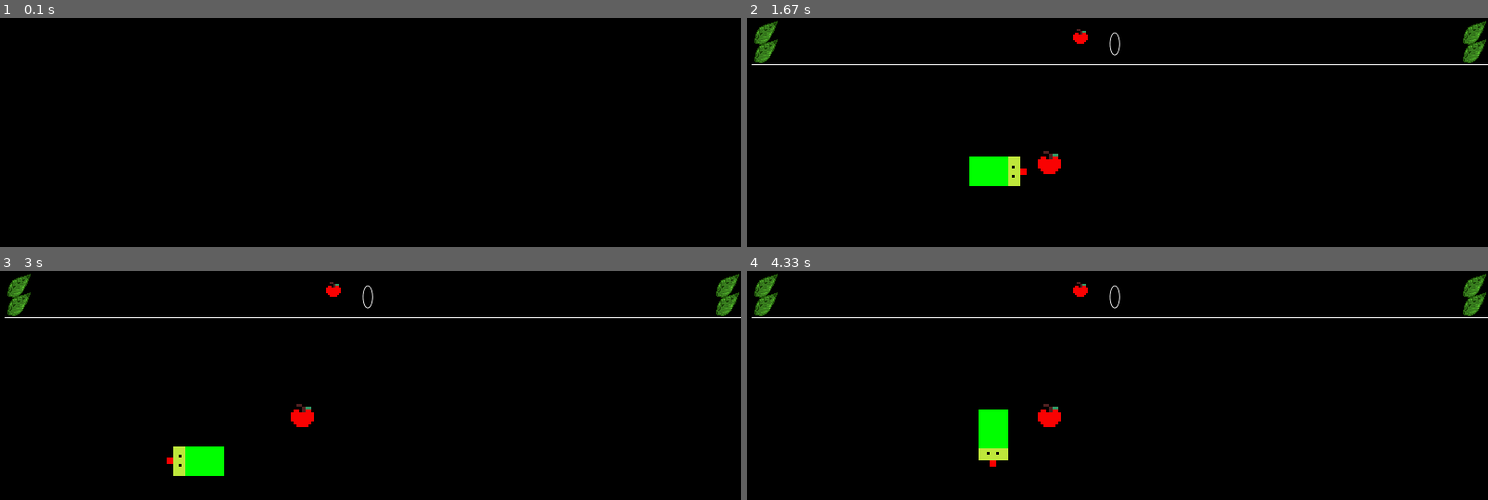
Above: before the commit, frames 1-4 (two rows, left to right).
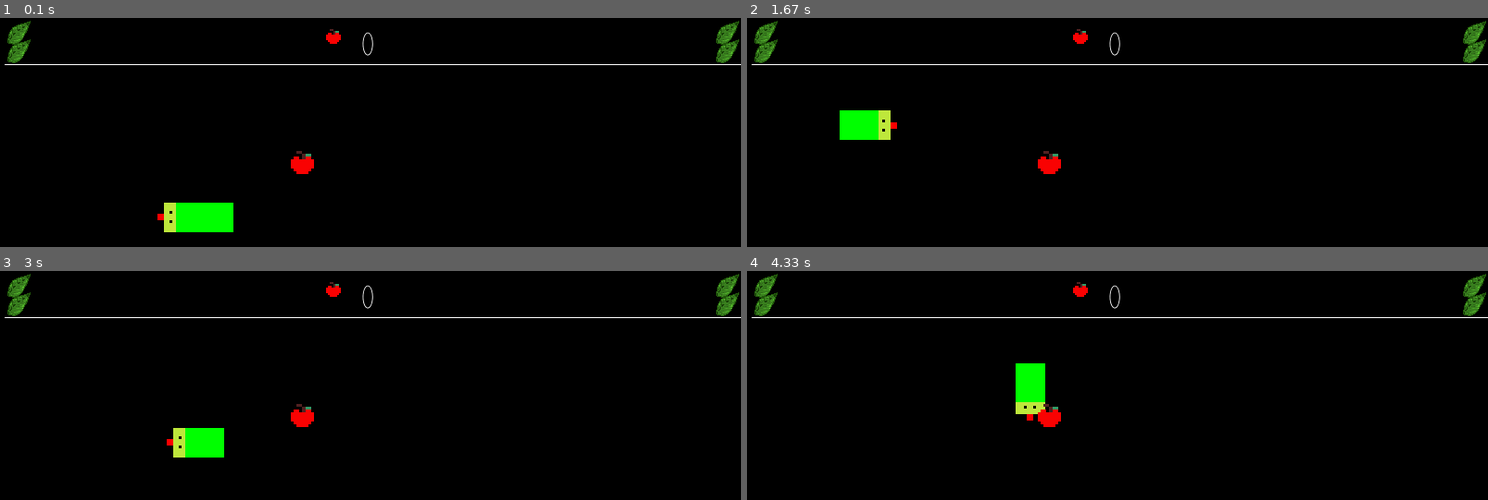
Above: after the commit, the same moments.

Repository: LUDUSLab/stem-games
Game: pygame game, started from gabi.breval/snakepro/snake_sem_modulos.py
Two runs of this game, one before a commit and one after it. Both use one fixed random seed, a clock stepped at 60 frames per second and the inputs below.
Inputs:
- Up to frame 1 (0.1 s): no input
- Up to frame 2 (1.67 s): hold Right 0.33-0.8 s; hold Up 0.83-1.3 s; hold Right from 1.33 s (still down)
- Up to frame 3 (3 s): release Right at 1.8 s; hold Left 1.83-2.37 s; hold Down 2.4-2.7 s; hold Left from 2.73 s (still down)
- Up to frame 4 (4.33 s): release Left at 3.13 s; hold Up 3.17-3.53 s; hold Right 3.57-4.2 s; hold Down from 4.23 s (still down)

The runs differ from the first frame. In frame 1, 2.7% of the frame differs, in the area x 0-100%, y 1-94%; in frame 2, 1.8%; in frame 3, 1.2%; in frame 4, 1.8%.

Commit message:
Adding exceptions

Diff:
--- a/gabi.breval/snakepro/snake_sem_modulos.py
+++ b/gabi.breval/snakepro/snake_sem_modulos.py
@@ -10,6 +10,12 @@
 pygame.init()
 screen = pygame.display.set_mode((WIDTH, HEIGHT))  # width, height, we are matrices
 pygame.display.set_caption('Snake')
+
+UP = 0
+RIGHT = 1
+DOWN = 2
+LEFT = 3
+my_direction = LEFT
 
 
 def collision(c1, c2):
@@ -51,6 +57,17 @@
     score += 1
     snake.append((0, 0))
     return apple_food_pos
+
+
+def restart():
+    global score, snake, snake_head_pos, apple_food_pos, my_direction, died
+    score = 0
+    snake.clear()  # limpando a lista
+    snake = [(200, 200), (220, 200), (240, 200)]  # desenhando ela dnv
+    my_direction = LEFT
+    snake_head_pos = (snake[0][0] - 20, snake[0][1])
+    apple_food_pos = on_grid_random()
+    died = False
 
 
 # Colors ------------------------------------------------------------------------------------------------------- #
@@ -92,12 +109,6 @@
 Every sequence is a tuple
 '''
 
-UP = 0
-RIGHT = 1
-DOWN = 2
-LEFT = 3
-my_direction = LEFT
-
 snake_head = pygame.image.load('C:/Users/55929/Documents/stem-games/gabi.breval/snakepro/assets/skin/'
                                'snake_head_gabi.breval.png')
 snake = [(200, 200), (220, 200), (240, 200)]  # every sequence is a tuple
@@ -114,11 +125,11 @@
 snake_head_up = pygame.transform.rotate(snake_copy, 0)
 
 clock = pygame.time.Clock()  # limit the fps
-
+died = False
 
 while True:
 
-    clock.tick(10)
+    clock.tick(20)
 
     snake_head_pos = (snake[0])
 
@@ -128,16 +139,28 @@
         if event.type == KEYDOWN:
 
             if event.key == K_UP:
-                my_direction = UP
+                if my_direction == DOWN:
+                    pass
+                else:
+                    my_direction = UP
 
             if event.key == K_DOWN:
-                my_direction = DOWN
+                if my_direction == UP:
+                    pass
+                else:
+                    my_direction = DOWN
 
             if event.key == K_LEFT:
-                my_direction = LEFT
+                if my_direction == RIGHT:
+                    pass
+                else:
+                    my_direction = LEFT
 
             if event.key == K_RIGHT:
-                my_direction = RIGHT
+                if my_direction == LEFT:
+                    pass
+                else:
+                    my_direction = RIGHT
 
     if my_direction == UP:  # shakes the snake´s head
         snake[0] = (snake[0][0], snake[0][1] - 10)
@@ -154,16 +177,44 @@
     if collision(snake[0], apple_food_pos):  # two tuples (first matrices´s line and apple food tuple)
         after_collision()
 
-    if snake[0][0] > 780 or snake[0][1] < 50 or snake[0][1] > 560 or snake[0][0] < 5:  # exceptions
-        game_over_effect.play()
-        showinfo(title="Game Over", message="GAME OVER!!!")
-        exit()
+    # Checking if there was a collision with herself ---------------------------------------------------------------- #
+    if snake.count(snake_head_pos) > 1:
+        font = pygame.font.SysFont('C:/Users/55929/Documents/stem-games/'
+                                      'gabi.breval/snakepro/assets/font/gabi.brevalFont.otf', 35,
+                                      True, True)
+        message = "Press R to Start Again"
+        formatted_text = font.render(message, True, COLOR_WHITE, COLOR_BLACK)
+        ret_text = formatted_text.get_rect()
+
+        died = True
+
+        while died:
+            screen.fill((0, 0, 0))
+            for event in pygame.event.get():  # identifies what was clicked
+                if event.type == QUIT:
+                    pygame.quit()
+                if event.type == KEYDOWN:
+                    if event.key == K_r:
+                        restart()
+
+            ret_text.center = ((WIDTH / 2), HEIGHT/ 2)
+            screen.blit(formatted_text, ret_text)
+            pygame.display.update()
+
+    # Checking if the snake has reached the limits of the screen ---------------------------------------------------- #
+    if snake[0][0] > 800:
+        snake[0] = (0, snake[0][1])
+    if snake[0][0] < 0:
+        snake[0] = (800, snake[0][1])
+    if snake[0][1] > 600:
+        snake[0] = (snake[0][0], 0)
+    if snake[0][1] < 55:
+        snake[0] = (snake[0][0], 600)
 
     for i in range(len(snake) - 1, 0, -1):  # shakes the rest of snakes´s body
         snake[i] = (snake[i - 1][0], snake[i - 1][1])
 
     # Update score hud --------------------------------------------------------------------------------- #
-
     snake_head_pos = (snake[0][0] - 20, snake[0][1])
     score_text = score_font.render(str(score), True, COLOR_WHITE, COLOR_BLACK)
     screen.fill((0, 0, 0))  # cleaning the screen
